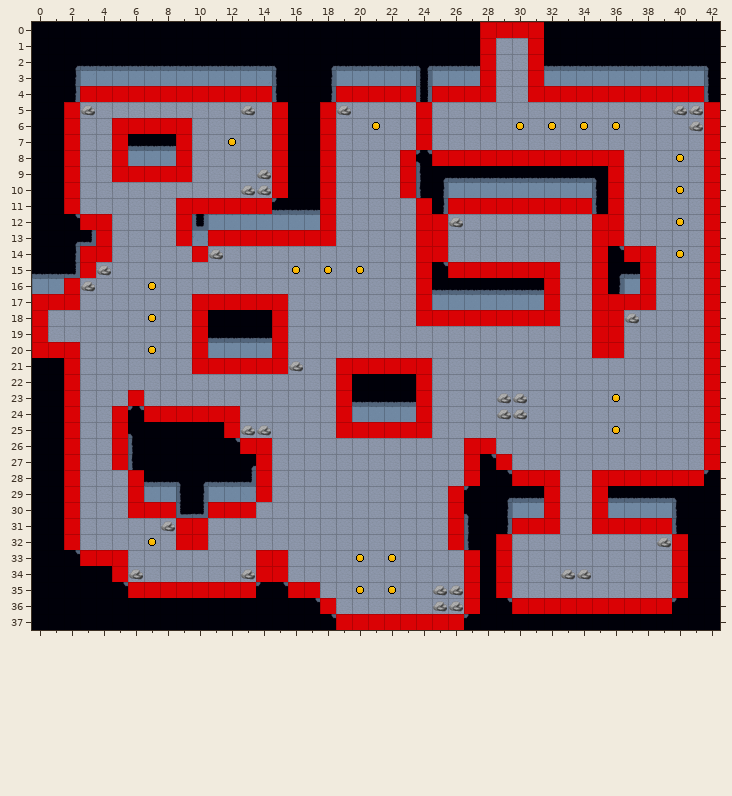
One commit to this Tiled map: levels/level_data/level_1.tmx. The first picture shows the starting point.
Cells are 64x64 px. Shown: x 0..42, y 0..37.
The result:
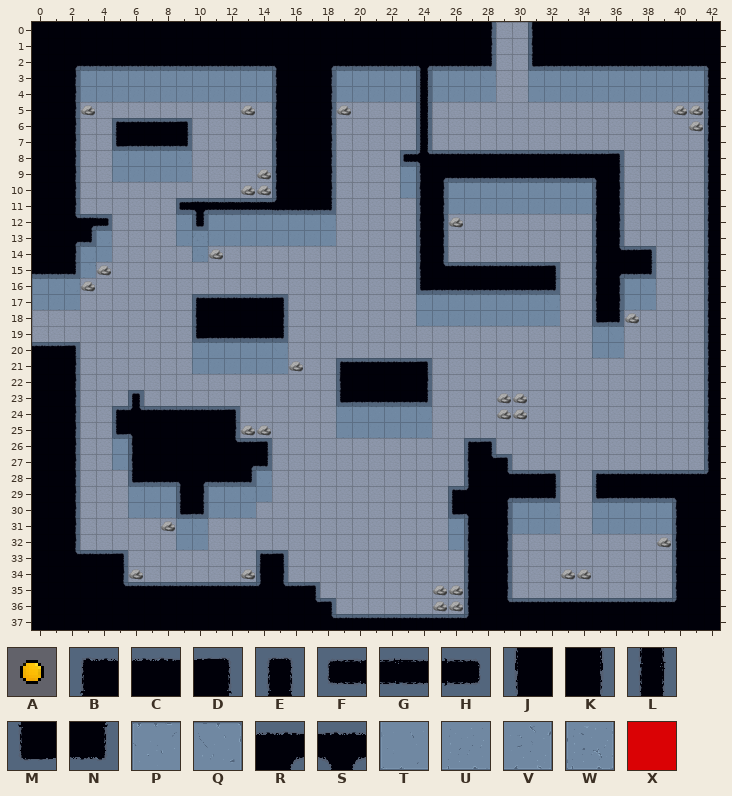
Key: from "coin": A 0; from "tileset1": B 0, C 1, D 2, E 3, F 4, G 5, H 6, J 12, K 14, L 15, M 24, N 26, P 36, Q 38, R 40, S 42, T 48, U 49, V 50, W 51, X 60.
_ is an empty cell, . an unchanged one.
Tiles of an added or newly shown layer are drawn over the layers below it.
The edit:
--- layer "walls" (added)
@@ x 0..42 @@
- 0 ............................_.._...........
- 1 ............................_.._...........
- 2 ............................_.._...........
- 3 ............................_.._...........
- 4 ...____________...._____.____..___________.
- 5 .._............_.._....._................._
- 6 .._.._____....._.._....._................._
- 7 .._.._..._....._.._....._................._
- 8 .._.._..._....._.._...._.____________....._
- 9 .._.._____....._.._...._............_....._
-10 .._............_.._...._............_....._
-11 .._......______..._....._._________._....._
-12 ...__...._........_.....__.........__....._
-13 ...._...._.________.....__.........__....._
-14 ...__....._.............__........._.__..._
-15 ..._...................._._______.._.._..._
-16 .._....................._......._.._.._..._
-17 ___.......______........_......._..____..._
-18 .........._...._........_________..__....._
-19 .........._...._...................__....._
-20 ___......._...._...................__....._
-21 .._.......______...______................._
-22 .._................_...._................._
-23 .._..._............_...._................._
-24 .._.._.______......_...._................._
-25 .._.._......_......______................._
-26 .._.._.......__............__............._
-27 .._.._........_............_._............_
-28 .._..._......._............_..___.._______.
-29 .._..._......._..........._....._.._.......
-30 .._...___..___............_....._.._.......
-31 .._......__..............._...___.._____...
-32 .._......__..............._.._.........._..
-33 ...___........__..........._._.........._..
-34 ....._........__..........._._.........._..
-35 ......________..__........._._.........._..
-36 .................._........_..__________...
-37 ...................________................
+ 0 ............................K..J...........
+ 1 ............................K..J...........
+ 2 ............................N..M...........
+ 3 ............................Q..P...........
+ 4 ...UUUUUUUUUUUU....UUUUU.UUUU..TUUUUUUUUUU.
+ 5 ..K............J..K.....L.................J
+ 6 ..K..BCCCD.....J..K.....L.................J
+ 7 ..K..M...N.....J..K.....L.................J
+ 8 ..K..P...Q.....J..K....F.CCCCCCCCCCCD.....J
+ 9 ..K..TUUUU.....J..K....P............K.....J
+10 ..K............J..K....T............K.....J
+11 ..K......FSGGGG...N.....J.UUUUUUUUU.K.....J
+12 ...RH....P........Q.....JK.........JK.....J
+13 ....Q....T.UUUUUUUU.....JK.........JK.....J
+14 ...QU.....W.............JK.........J.CD...J
+15 ...V....................J.CCCCCCD..J..N...J
+16 ..Q.....................M.......N..J..Q...J
+17 UUU.......BCCCCD........P.......Q..JKUU...J
+18 ..........J....K........TUUUUUUUU..MN.....J
+19 ..........M....N...................PQ.....J
+20 CCD.......P....Q...................TU.....J
+21 ..K.......TUUUUU...BCCCCD.................J
+22 ..K................J....K.................J
+23 ..K...E............M....N.................J
+24 ..K..B.CCCCCD......P....Q.................J
+25 ..K..M......K......TUUUUU.................J
+26 ..K..P.......CD............BD.............J
+27 ..K..T........N............J.D............J
+28 ..K...M.......Q............J..CCD..BCCCCCC.
+29 ..K...P.......U...........B.....N..M.......
+30 ..K...TUU..UUU............M.....Q..P.......
+31 ..K......PQ...............P...UUU..TUUUU...
+32 ..K......TU...............T..K..........J..
+33 ...CCD........BD...........J.K..........J..
+34 .....K........JK...........J.K..........J..
+35 ......CCCCCCCC..CD.........J.K..........J..
+36 ..................D........J..CCCCCCCCCC...
+37 ...................CCCCCCCC................
--- layer "boundaries"
@@ x 0..42 @@
- 0 ............................XXXX...........
- 1 ............................X..X...........
- 2 ............................X..X...........
- 3 ............................X..X...........
- 4 ...XXXXXXXXXXXX....XXXXX.XXXX..XXXXXXXXXXX.
- 5 ..X............X..X.....X.................X
- 6 ..X..XXXXX.....X..X.....X.................X
- 7 ..X..X...X.....X..X.....X.................X
- 8 ..X..X...X.....X..X....X.XXXXXXXXXXXX.....X
- 9 ..X..XXXXX.....X..X....X............X.....X
-10 ..X............X..X....X............X.....X
-11 ..X......XXXXXX...X.....X.XXXXXXXXX.X.....X
-12 ...XX....X........X.....XX.........XX.....X
-13 ....X....X.XXXXXXXX.....XX.........XX.....X
-14 ...XX.....X.............XX.........X.XX...X
-15 ...X....................X.XXXXXXX..X..X...X
-16 ..X.....................X.......X..X..X...X
-17 XXX.......XXXXXX........X.......X..XXXX...X
-18 X.........X....X........XXXXXXXXX..XX.....X
-19 X.........X....X...................XX.....X
-20 XXX.......X....X...................XX.....X
-21 ..X.......XXXXXX...XXXXXX.................X
-22 ..X................X....X.................X
-23 ..X...X............X....X.................X
-24 ..X..X.XXXXXX......X....X.................X
-25 ..X..X......X......XXXXXX.................X
-26 ..X..X.......XX............XX.............X
-27 ..X..X........X............X.X............X
-28 ..X...X.......X............X..XXX..XXXXXXX.
-29 ..X...X.......X...........X.....X..X.......
-30 ..X...XXX..XXX............X.....X..X.......
-31 ..X......XX...............X...XXX..XXXXX...
-32 ..X......XX...............X..X..........X..
-33 ...XXX........XX...........X.X..........X..
-34 .....X........XX...........X.X..........X..
-35 ......XXXXXXXX..XX.........X.X..........X..
-36 ..................X........X..XXXXXXXXXX...
-37 ...................XXXXXXXX................
+ 0 ............................____...........
+ 1 ............................_.._...........
+ 2 ............................_.._...........
+ 3 ............................_.._...........
+ 4 ...____________...._____.____..___________.
+ 5 .._............_.._....._................._
+ 6 .._.._____....._.._....._................._
+ 7 .._.._..._....._.._....._................._
+ 8 .._.._..._....._.._...._.____________....._
+ 9 .._.._____....._.._...._............_....._
+10 .._............_.._...._............_....._
+11 .._......______..._....._._________._....._
+12 ...__...._........_.....__.........__....._
+13 ...._...._.________.....__.........__....._
+14 ...__....._.............__........._.__..._
+15 ..._...................._._______.._.._..._
+16 .._....................._......._.._.._..._
+17 ___.......______........_......._..____..._
+18 _........._...._........_________..__....._
+19 _........._...._...................__....._
+20 ___......._...._...................__....._
+21 .._.......______...______................._
+22 .._................_...._................._
+23 .._..._............_...._................._
+24 .._.._.______......_...._................._
+25 .._.._......_......______................._
+26 .._.._.......__............__............._
+27 .._.._........_............_._............_
+28 .._..._......._............_..___.._______.
+29 .._..._......._..........._....._.._.......
+30 .._...___..___............_....._.._.......
+31 .._......__..............._...___.._____...
+32 .._......__..............._.._.........._..
+33 ...___........__..........._._.........._..
+34 ....._........__..........._._.........._..
+35 ......________..__........._._.........._..
+36 .................._........_..__________...
+37 ...................________................
--- layer "coin" (removed)
@@ x 12..40 @@
- 6 .........A........A.A.A.A....
- 7 A............................
- 8 ............................A
+ 6 ........._........_._._._....
+ 7 _............................
+ 8 ............................_
@@ x 40..40 @@
-10 A
+10 _
@@ x 40..40 @@
-12 A
+12 _
@@ x 7..40 @@
-14 .................................A
-15 .........A.A.A....................
-16 A.................................
+14 ................................._
+15 ........._._._....................
+16 _.................................
@@ x 7..7 @@
-18 A
+18 _
@@ x 7..7 @@
-20 A
+20 _
@@ x 36..36 @@
-23 A
+23 _
@@ x 36..36 @@
-25 A
+25 _
@@ x 7..22 @@
-32 A...............
-33 .............A.A
+32 _...............
+33 ............._._
@@ x 20..22 @@
-35 A.A
+35 _._
Where, in picture pixels (left, top, right, bottom), the same in both pictures:
changed: (32, 22, 720, 630)
